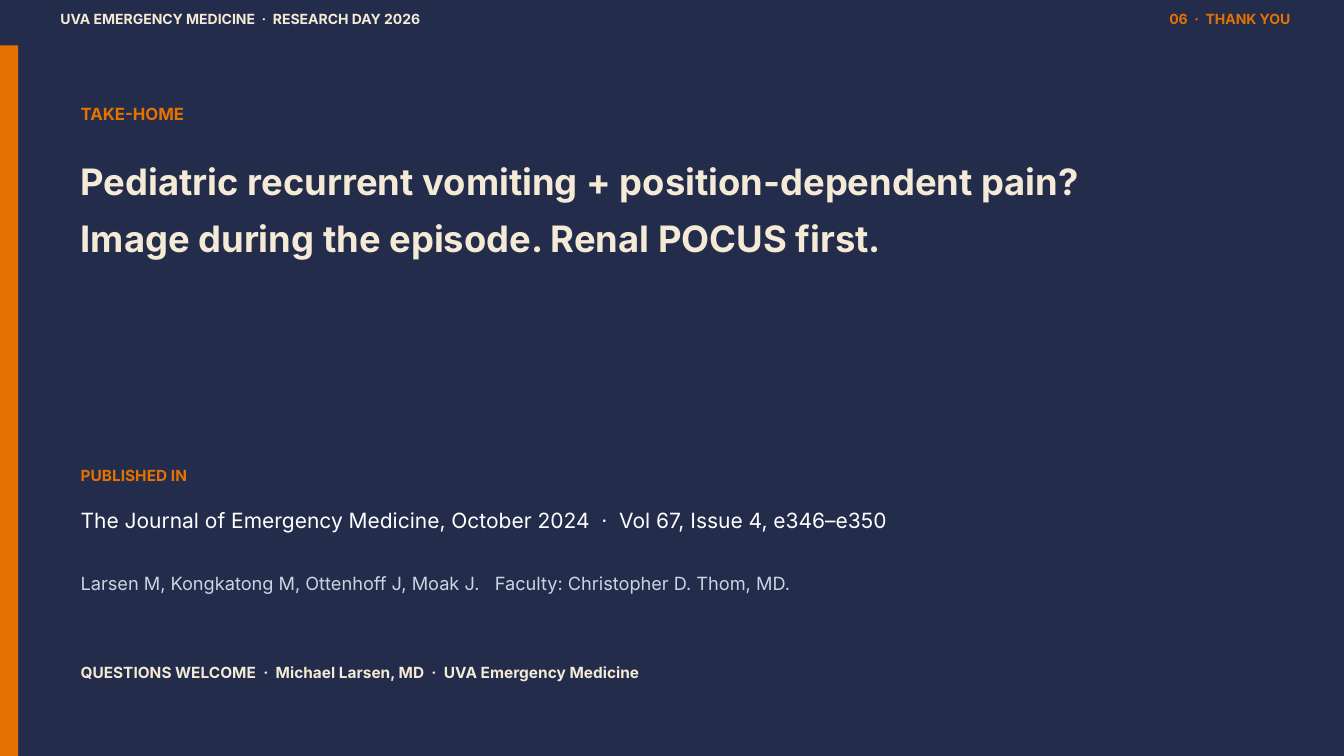
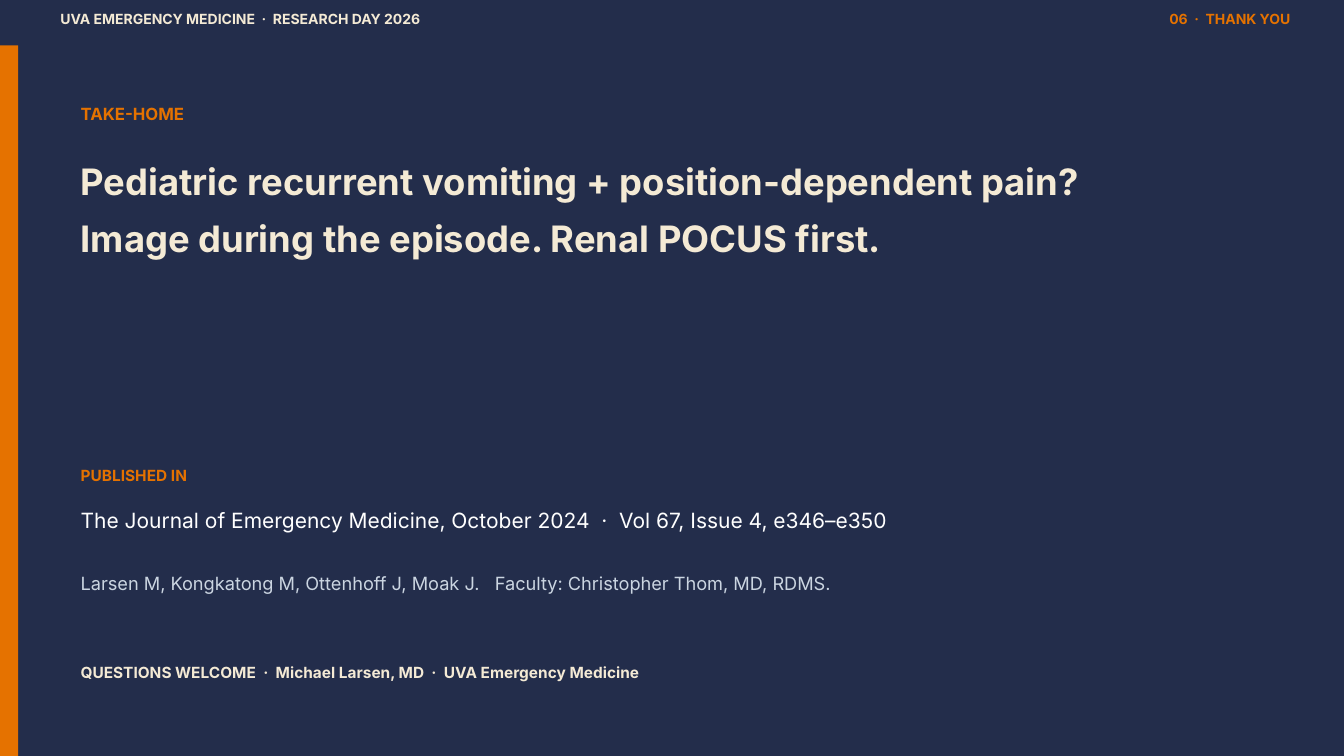
Before and after one commit to UVA-EM-Resident-Research/em-research-day-2026, a slide deck: slide 7 of presentations/larsen-dietls-crisis-slides.pptx. Drawn at 1344x756 pixels with LibreOffice and Linux fonts; fonts in the diff are those of the drawing. Boxes give left, top, right and bottom in pixels: in the first picture for what was removed or moved away, otherwise in the second. Text is boxed around its words. In the diff, an @@ line names an element or a change of style, - is before the commit and + after.

Commit message:
Larsen: cross-checked against actual JEM 2024 paper
After getting the source PDF, verified Larsen's slides + poster
against the real Thom et al. case series and corrected:

- Senior author byline: "Christopher D. Thom, MD" → "Christopher
  Thom, MD, RDMS" (no middle initial; carries the RDMS credential
  per the published byline).
- James Moak credentials: "MD" → "MD, RDMS" (also per byline).
- Replaced the inaccurate "Hematuria absent in both; clinically
  appeared GI rather than urologic" line — Case 1 in fact
  presented with left flank pain, which is the urologic presenting
  complaint. Substituted the actual case-by-case demographics from
  the paper.
- Poster now carries case-specific details: Case 1 (14-yo male,
  L flank pain, several years of episodic vomiting, CT-confirmed
  L UPJO) and Case 2 (5-yo female, ~1y of episodes, MR-urogram-
  confirmed R UPJO with measurable renal injury, pyeloplasty +
  ureteral stent).
- Strengthened the Discussion / Teaching content around the
  paper's central pedagogy: diagnostic momentum and anchoring
  bias as the cognitive failure mode (anchoring is reported in
  ~11.4% of EM cognitive-bias cases). Both diagnostic EPs in the
  series were ultrasound-fellowship trained — that context now
  appears.
- Stripped the per-talk "10+2 MIN · 10:33 AM" marker from the
  poster footer to match the rest of the program's flex schedule.

```diff
--- a/presentations/larsen-dietls-crisis-slides.pptx
+++ b/presentations/larsen-dietls-crisis-slides.pptx
@@ text at (81,576,831,594): text changed @@
-Larsen M, Kongkatong M, Ottenhoff J, Moak J. Faculty: Christopher D. Thom, MD.
+Larsen M, Kongkatong M, Ottenhoff J, Moak J. Faculty: Christopher Thom, MD, RDMS.
```
Also in this commit, not shown: 2 other slides changed, 4 other files.
